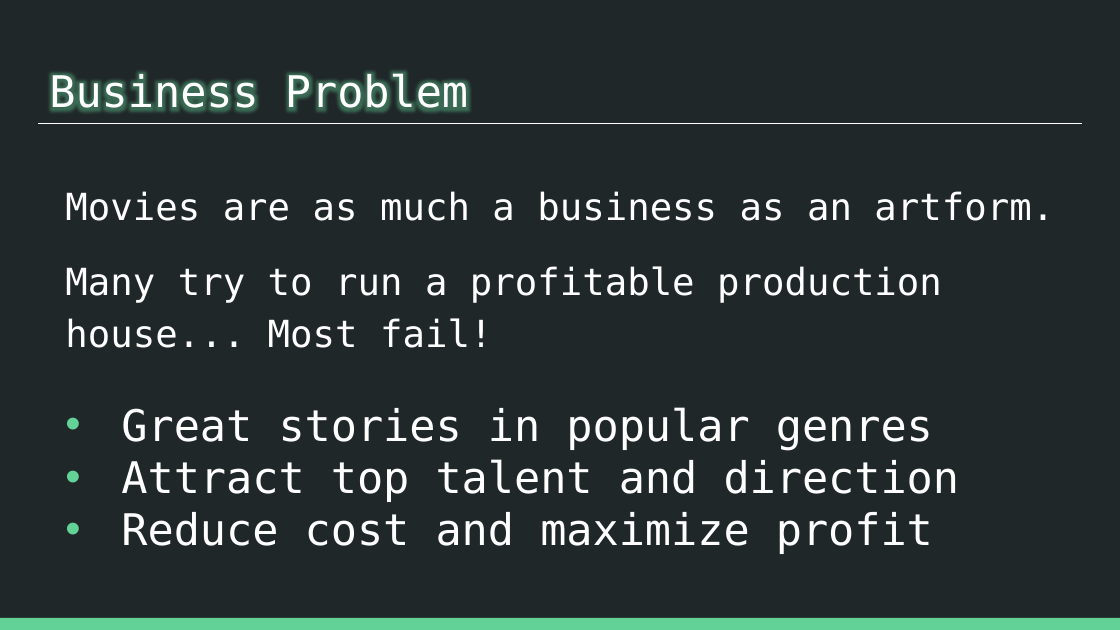
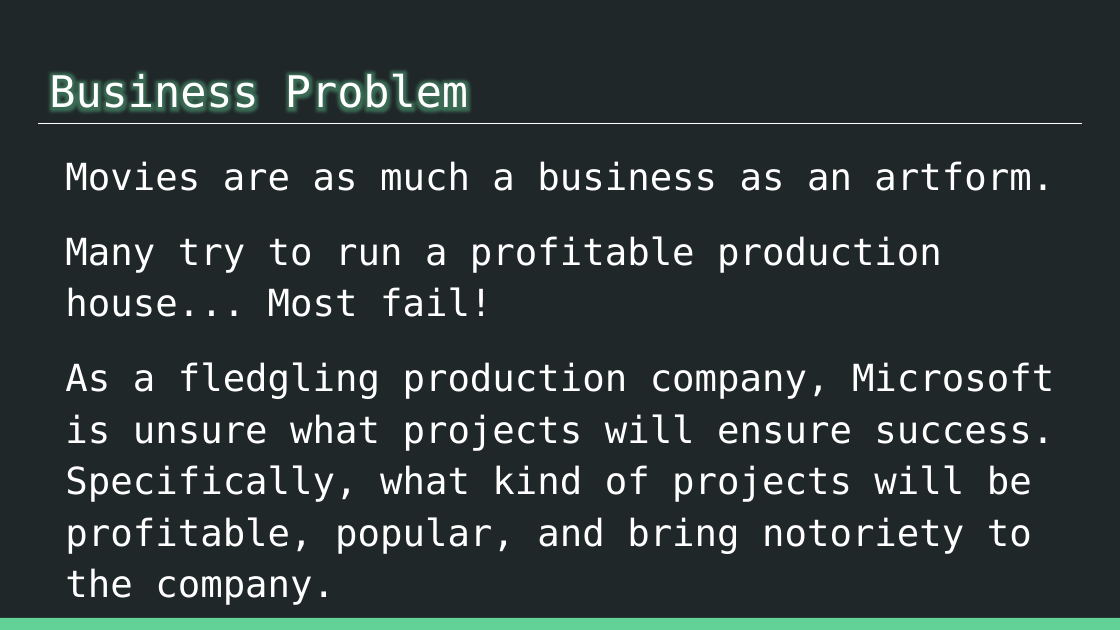
Before and after one commit to patrick-anastasio/Flatiron_DSC-Phase1_Project, a slide deck: slide 4 of Slide Deck.pptx. Drawn at 1120x630 pixels with LibreOffice and Linux fonts; fonts in the diff are those of the drawing. Boxes give left, top, right and bottom in pixels: in the first picture for what was removed or moved away, otherwise in the second. Text is boxed around its words. In the diff, an @@ line names an element or a change of style, - is before the commit and + after.

```diff
--- a/Slide Deck.pptx
+++ b/Slide Deck.pptx
@@ text "Movies are as much a ...": place and size @@
-text "Movies are as much a ..." at [65,191,1054,554]
+text "Movies are as much a ..." at [65,161,1054,605]
@@ text at [65,362,1054,605]: text changed; size 28 to 24 pt @@
-• Great stories in popular genres
-• Attract top talent and direction
-• Reduce cost and maximize profit
+As a fledgling production company, Microsoft is unsure what projects will ensure success. Specifically, what kind of projects will be profitable, popular, and bring notoriety to the company.
```
Also in this commit, not shown: 3 other slides changed, 8 slides added, 3 slides removed, 11 other files.
